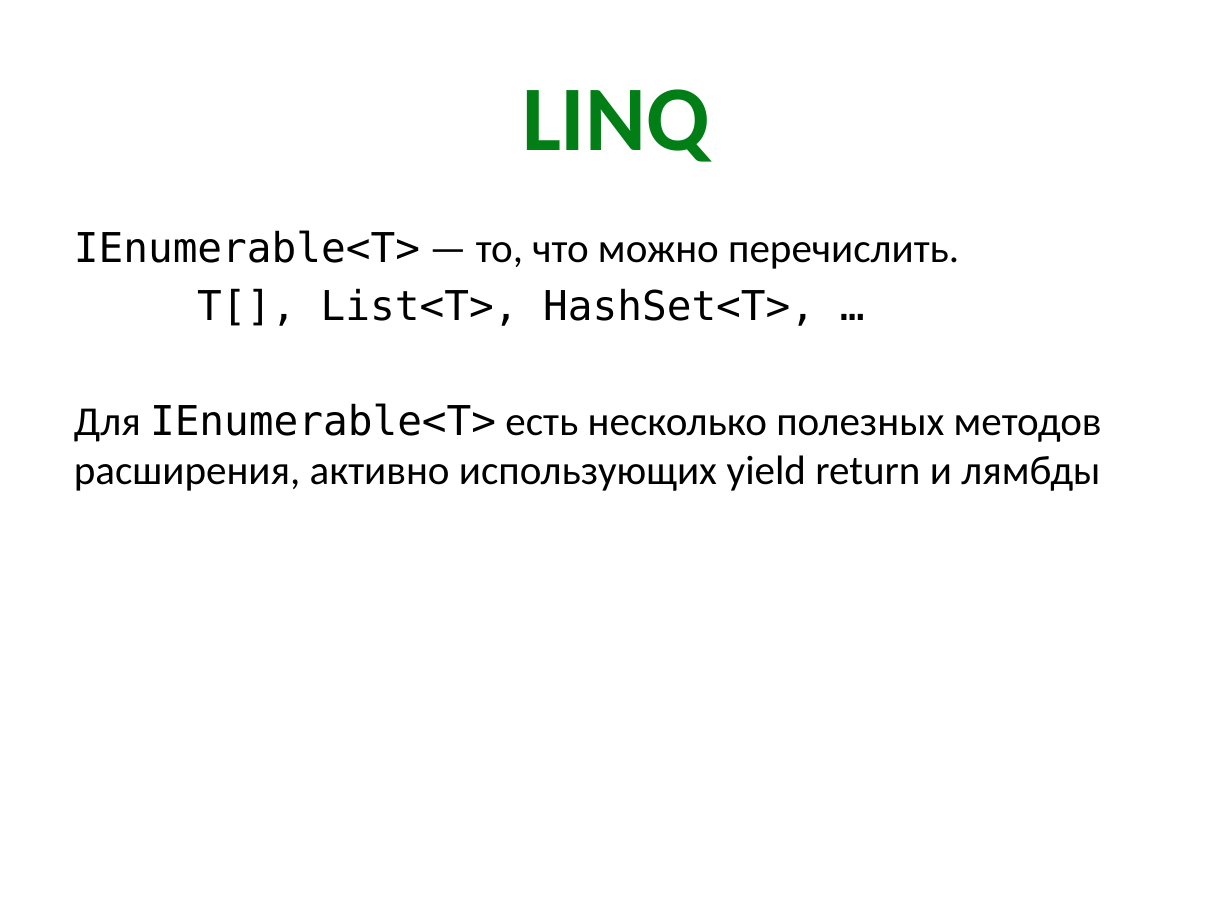
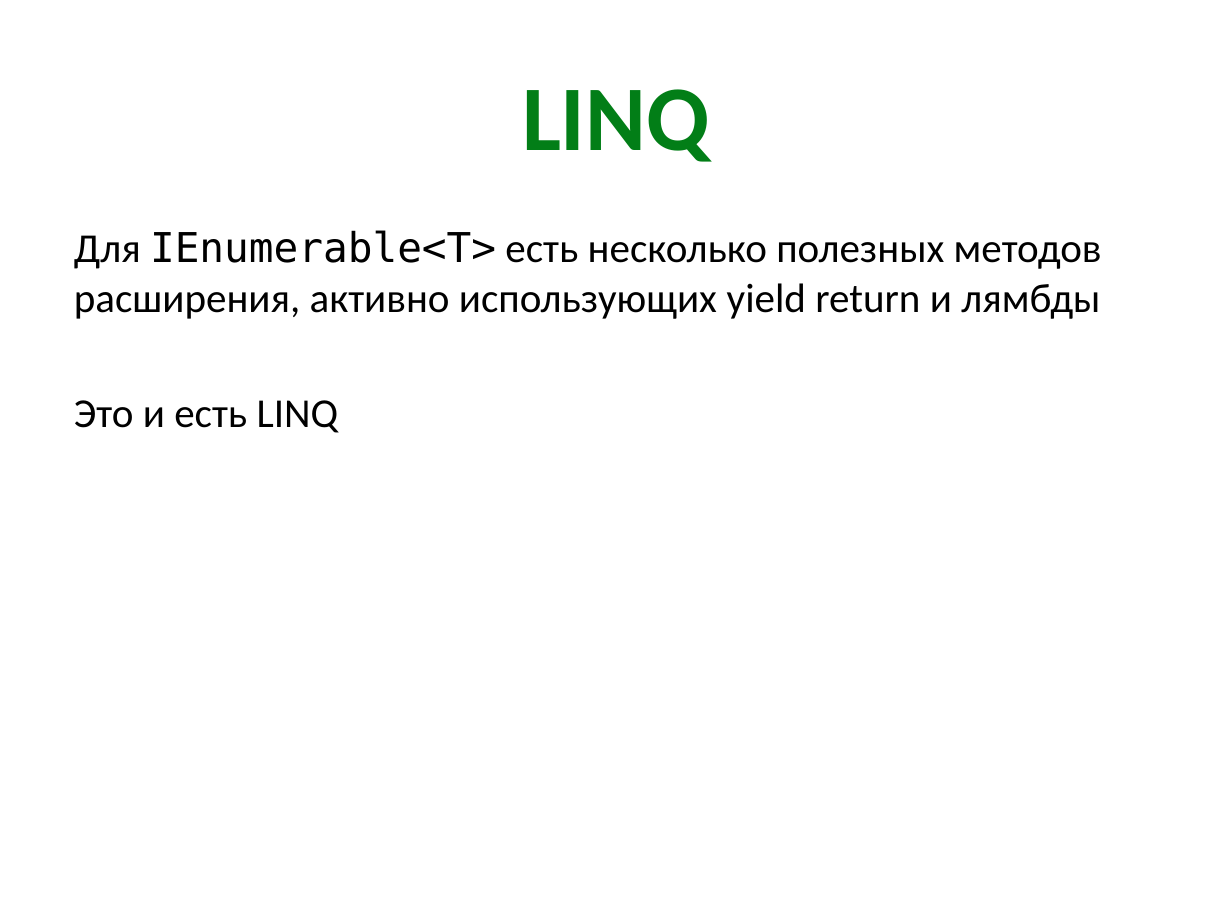
Before and after one commit to kontur-kampus-2015i/kontur-kampus, a slide deck: slide 12 of 1-CodeQuality/quality-slides.pptx (slide 9 before the commit). Drawn at 1232x924 pixels with LibreOffice and Linux fonts; fonts in the diff are those of the drawing. Boxes give left, top, right and bottom in pixels: in the first picture for what was removed or moved away, otherwise in the second. Text is boxed around its words. In the diff, an @@ line names an element or a change of style, - is before the commit and + after.

```diff
--- a/1-CodeQuality/quality-slides.pptx
+++ b/1-CodeQuality/quality-slides.pptx
@@ text at <box>74,230,959,326</box>: paragraphs removed @@
-IEnumerable<T> — то, что можно перечислить.
-T[], List<T>, HashSet<T>, …
@@ text at <box>74,400,339,433</box>: paragraph added @@
+Это и есть LINQ
```
Also in this commit, not shown: 4 other slides changed, 3 slides added, 1 slide removed, 7 other files.
